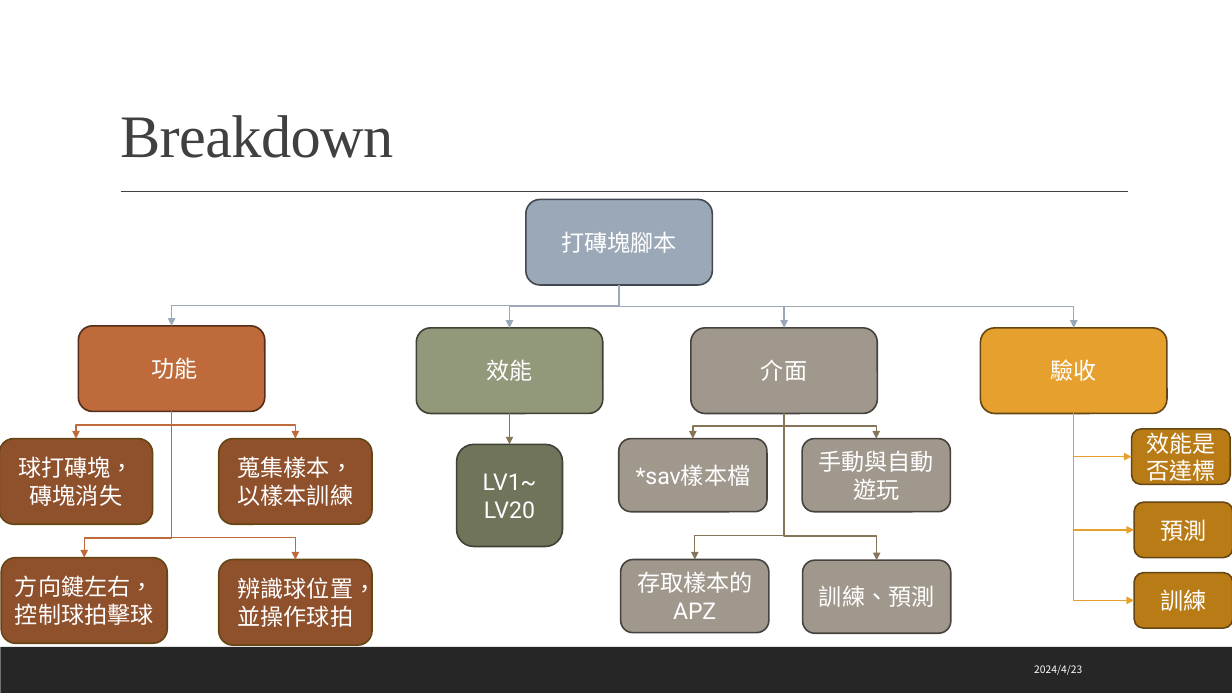
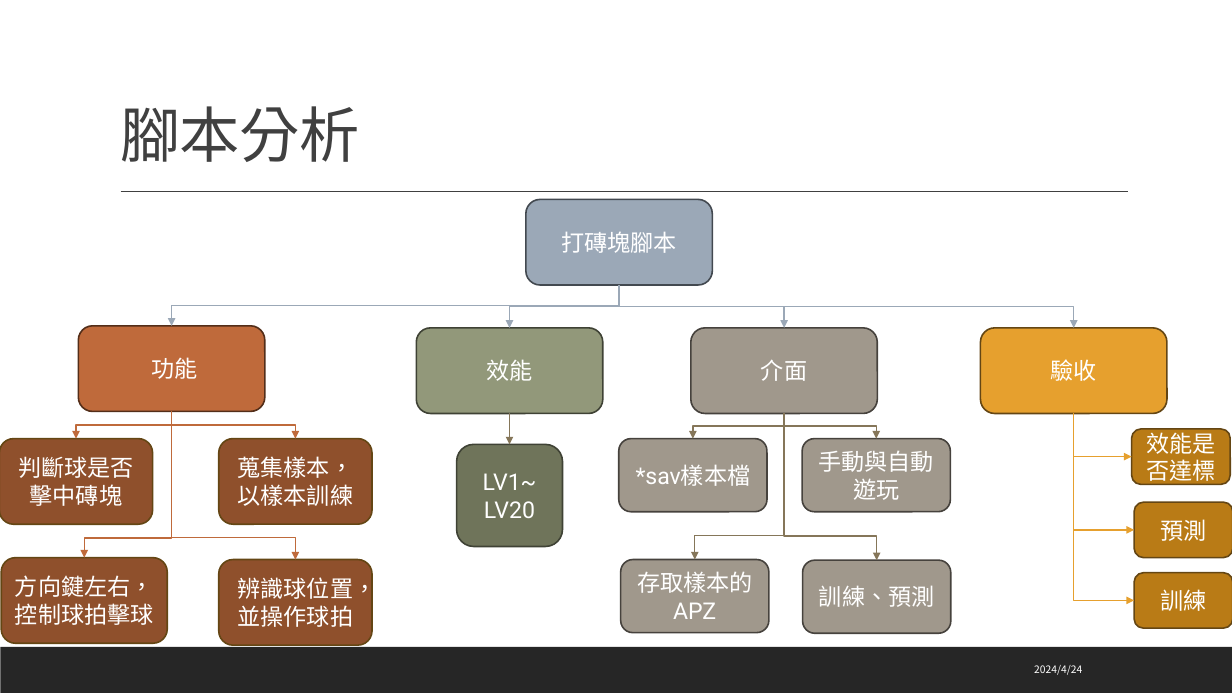
Before and after one commit to C110112103/machineLearningTeam, a slide deck: slide 4 of breakbox/打磚塊.pptx (slide 3 before the commit). Drawn at 1232x693 pixels with LibreOffice and Linux fonts; fonts in the diff are those of the drawing. Boxes give left, top, right and bottom in pixels: in the first picture for what was removed or moved away, otherwise in the second. Text is boxed around its words. In the diff, an @@ line names an element or a change of style, - is before the commit and + after.

```diff
--- a/breakbox/打磚塊.pptx
+++ b/breakbox/打磚塊.pptx
@@ title at (x1=120, y1=106, x2=359, y2=162): text changed; font Times New Roman to Noto Sans CJK TC @@
-Breakdown
+腳本分析
@@ text in rounded rectangle at (x1=18, y1=456, x2=133, y2=506): text changed @@
-球打磚塊，磚塊消失
+判斷球是否擊中磚塊
@@ text at (x1=1034, y1=665, x2=1082, y2=675): text changed @@
-2024/4/23
+2024/4/24
```
Also in this commit, not shown: 2 other slides changed, 4 slides added.
